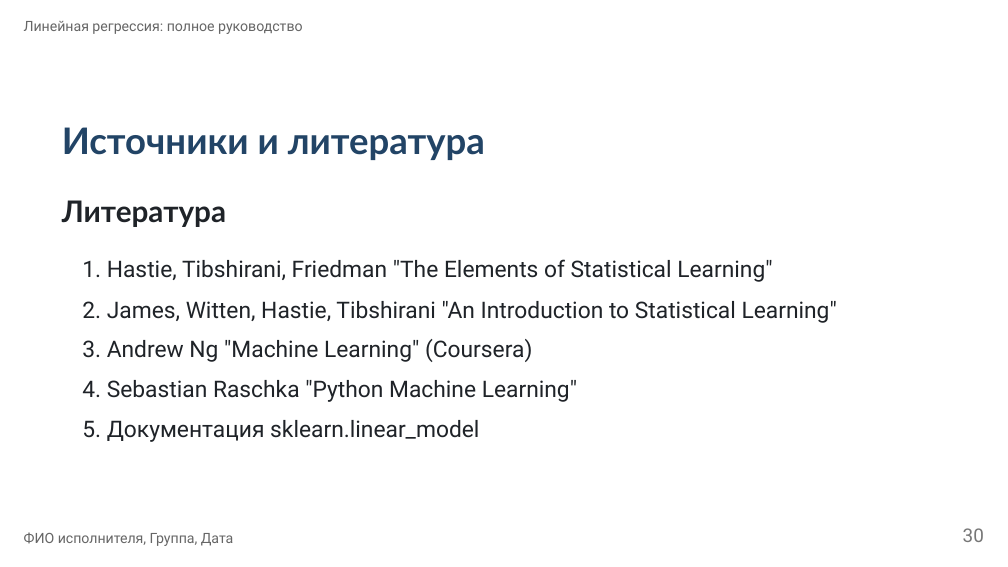
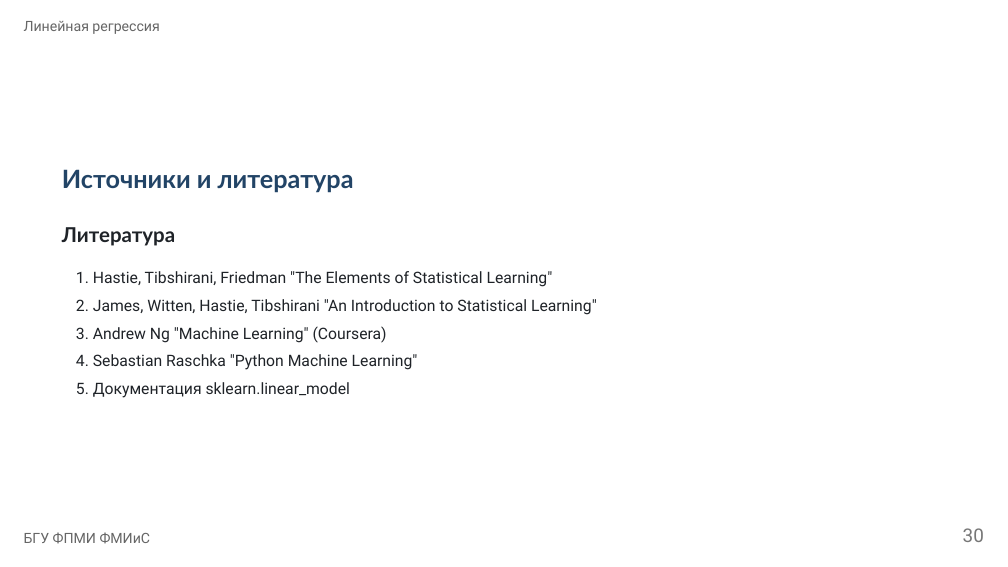
Before and after one commit to dsushko/bsu-famcs-ml-course, a slide deck: slide 30 of 5-linear-model.pptx. Drawn at 1008x567 pixels with LibreOffice and Linux fonts; fonts in the diff are those of the drawing. Boxes give left, top, right and bottom in pixels: in the first picture for what was removed or moved away, otherwise in the second. Text is boxed around its words. In the diff, an @@ line names an element or a change of style, - is before the commit and + after.

```diff
--- a/5-linear-model.pptx
+++ b/5-linear-model.pptx
@@ text at (24,21,159,34): text changed @@
-Линейная регрессия: полное руководство
+Линейная регрессия
@@ text "Источники и литература": place and size @@
-text "Источники и литература" at (62,127,485,160)
+text "Источники и литература" at (62,169,354,193)
@@ text "Источники и литература" at (62,169,354,193): size 34.8 to 24 pt @@
@@ text "Литература": place and size @@
-text "Литература" at (62,200,226,227)
+text "Литература" at (62,227,175,246)
@@ text "Литература" at (62,227,175,246): size 28.3 to 19.5 pt @@
@@ text "1. Hastie, Tibshirani, Friedman "The ...": place and size @@
-text "1. Hastie, Tibshirani, Friedman "The ..." at (82,259,772,282)
+text "1. Hastie, Tibshirani, Friedman "The ..." at (76,271,553,287)
@@ text "3. Andrew Ng "Machine Learning" ...": place and size @@
-text "3. Andrew Ng "Machine Learning" ..." at (82,339,532,362)
+text "3. Andrew Ng "Machine Learning" ..." at (76,326,387,343)
@@ text "4. Sebastian Raschka "Python Machine ...": place and size @@
-text "4. Sebastian Raschka "Python Machine ..." at (82,380,577,402)
+text "4. Sebastian Raschka "Python Machine ..." at (76,354,418,370)
@@ size 21.7 to 15 pt in 5 elements at (76,299,597,315), (76,326,387,343), (76,271,553,287), (76,354,418,370), (76,382,350,398) @@
@@ text "5. Документация sklearn.linear_model": place and size @@
-text "5. Документация sklearn.linear_model" at (82,420,479,442)
+text "5. Документация sklearn.linear_model" at (76,382,350,398)
@@ text removed at (24,532,234,546) @@
-ФИО исполнителя, Группа, Дата
@@ text added at (24,532,151,544), 13.5 pt, text #666666 @@
+БГУ ФПМИ ФМИиС
```
Also in this commit, not shown: 28 other slides changed, 1 slide added, 1 slide removed, 30 other files.
